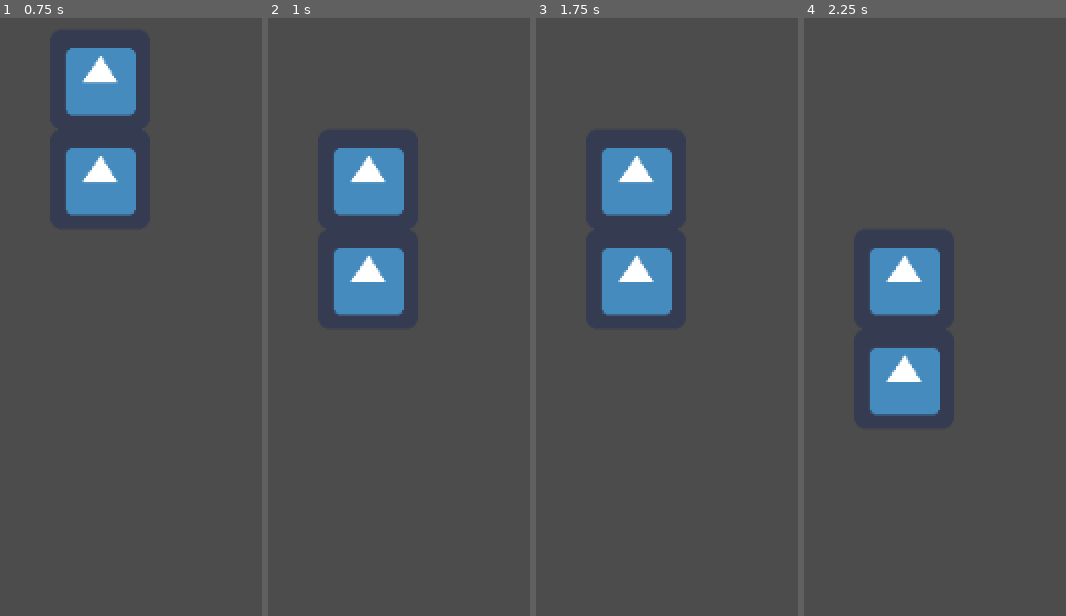
Above: before the commit, frames 1-4 (left to right).
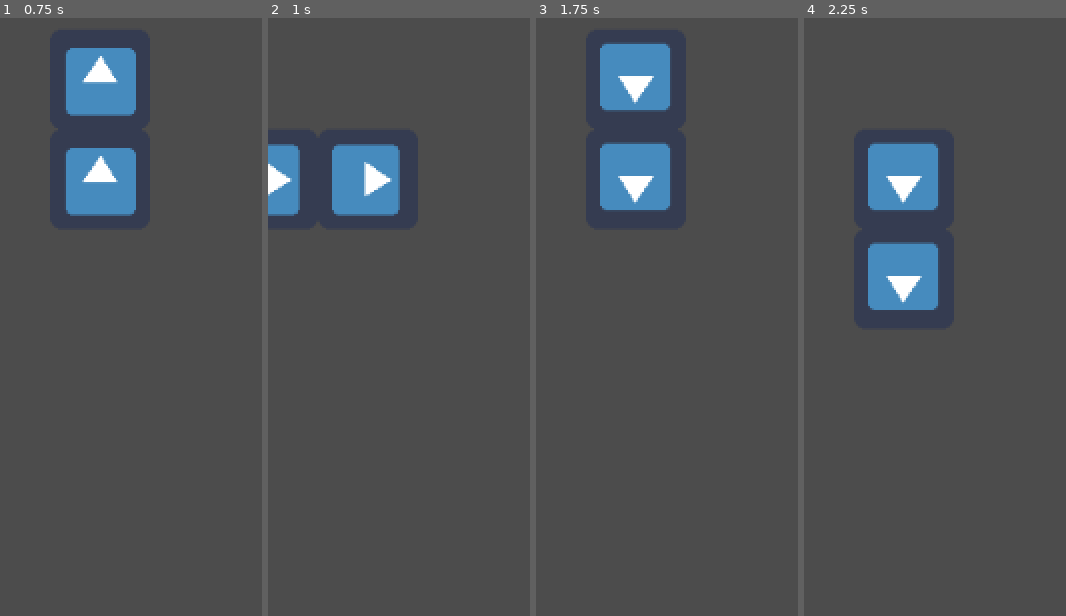
Above: after the commit, the same moments.

Repository: KavehNejad/Hack-2023
Game: Godot game, scene res://src/scenes/world.tscn
Two runs of this game, one before a commit and one after it. Both use one fixed random seed, a clock stepped at 60 frames per second and the inputs below. The engine's default icon, where the game draws it, is replaced by a stand-in: a white triangle on a blue panel in a dark square.
Inputs:
- Up to frame 1 (0.75 s): tap Enter at 0.5 s; hold Right (right) from 0.53 s (still down)
- Up to frame 2 (1 s): keep holding Right (right); tap Up (jump) at 0.77 s
- Up to frame 3 (1.75 s): keep holding Right (right); tap Space at 1.25 s; tap Up (jump) at 1.52 s
- Up to frame 4 (2.25 s): release Right (right) at 2.03 s; hold A (left) from 2.03 s (still down)

Frame 1 is identical in both runs. In frame 2, 5.3% of the frame differs, in the area x 0-52%, y 21-50%; in frame 3, 7.2%, in the area x 24-52%, y 4-50%; in frame 4, 7.1%.

Commit message:
CAN ROTATEgit add -Agit add -Agit add -Agit add -Agit add -Agit add -A!

Diff:
--- a/super-tetris-world/project.godot
+++ b/super-tetris-world/project.godot
@@ -54,6 +54,12 @@
 , Object(InputEventKey,"resource_local_to_scene":false,"resource_name":"","device":0,"alt":false,"shift":false,"control":false,"meta":false,"command":false,"pressed":false,"scancode":68,"unicode":0,"echo":false,"script":null)
  ]
 }
+rotate_block={
+"deadzone": 0.5,
+"events": [ Object(InputEventKey,"resource_local_to_scene":false,"resource_name":"","device":0,"alt":false,"shift":false,"control":false,"meta":false,"command":false,"pressed":false,"scancode":16777232,"unicode":0,"echo":false,"script":null)
+, Object(InputEventKey,"resource_local_to_scene":false,"resource_name":"","device":0,"alt":false,"shift":false,"control":false,"meta":false,"command":false,"pressed":false,"scancode":87,"unicode":0,"echo":false,"script":null)
+ ]
+}
 
 [physics]
 
--- a/super-tetris-world/src/scripts/shape.gd
+++ b/super-tetris-world/src/scripts/shape.gd
@@ -3,8 +3,10 @@
 var block_scene = preload("res://src/scenes/block.tscn")
 var blocks = []
 var current = true
+var layout = null
 
 func set_info(shape_info):
+	layout = shape_info['layout']
 	for y in range(len(shape_info['layout'])):
 		for x in range(len(shape_info['layout'][y])):
 			if shape_info['layout'][y][x] == 1:
@@ -15,43 +17,55 @@
 				blocks.append(block)
 
 func _on_Timer_timeout():
-	remote_from_grid()
+	remove_from_grid()
 	position.y += 64
 	if overlaps():
 		position.y -= 64
 		current = true
+	add_to_grid()
 
 func _ready():
+	print(rotation)
 	add_to_grid()
 
 func _physics_process(delta):
 	if !current:
 		return
+	var should_print = false
 	#checks for stuff every frame
 	if Input.is_action_just_pressed("block_right"):
-		remote_from_grid()
+		remove_from_grid()
 		position.x += 64
 		if overlaps():
 			position.x -= 64
 		add_to_grid()
+		should_print = true
 	if Input.is_action_just_pressed("block_left"):
-		remote_from_grid()
+		remove_from_grid()
 		position.x -= 64
 		if overlaps():
 			position.x += 64
 		add_to_grid()
+		should_print = true
+	if Input.is_action_just_pressed("rotate_block"):
+		remove_from_grid()
+		rotate(deg2rad(90))
+		if overlaps():
+			rotate(-deg2rad(90))
+		add_to_grid()
 
-func remote_from_grid():
+
+func remove_from_grid():
 	for block in blocks:
-		get_parent().remote_block(position.x + block.position.x, position.y + block.position.y)
+		get_parent().remote_block(block.global_position.x, block.global_position.y)
 
 func add_to_grid():
 	for block in blocks:
-		get_parent().add_block(position.x + block.position.x, position.y + block.position.y)
+		get_parent().add_block(block.global_position.x, block.global_position.y)
 
 func overlaps():
 	for block in blocks:
-		var indexs = get_parent().get_block_index(position.x + block.position.x, position.y + block.position.y)
+		var indexs = get_parent().get_block_index(block.global_position.x, block.global_position.y)
 		if get_parent().get_block_by_index(indexs['x'], indexs['y']) == 1:
 			return true
 	return false
--- a/super-tetris-world/src/scripts/world.gd
+++ b/super-tetris-world/src/scripts/world.gd
@@ -12,9 +12,9 @@
 	add_child(shapes[1])
 
 func create_grid():
-	for y in range(100):
+	for y in range(10):
 		grid.append([])
-		for x in range(100):
+		for x in range(10):
 			grid[y].append(0)
 
 func get_block_index(x, y):
